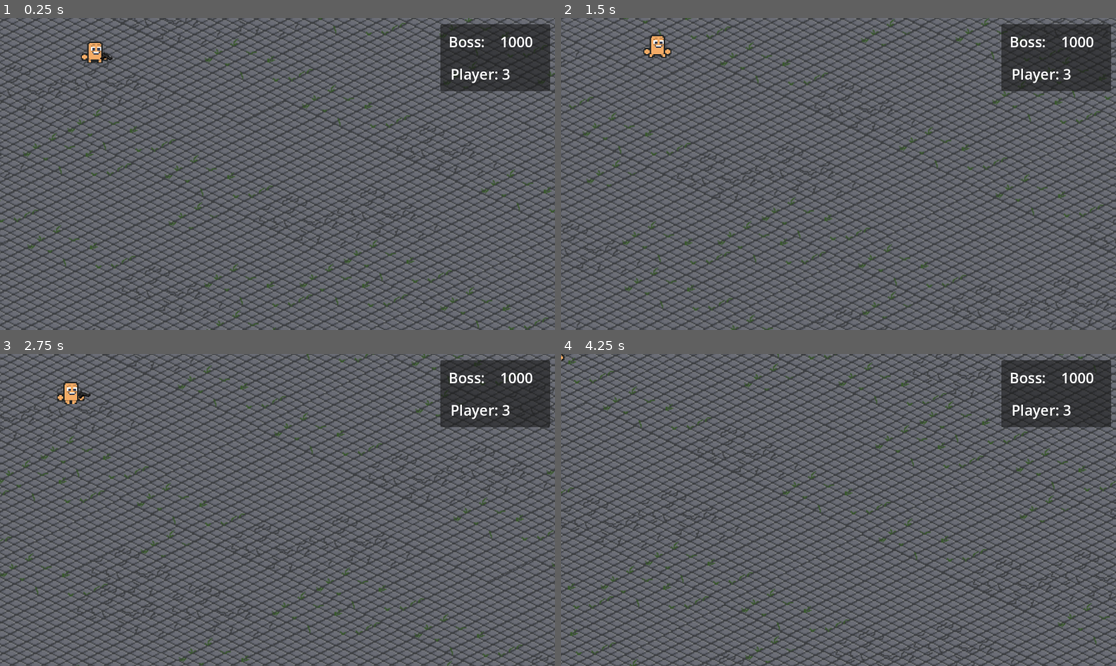
Above: before the commit, frames 1-4 (two rows, left to right).
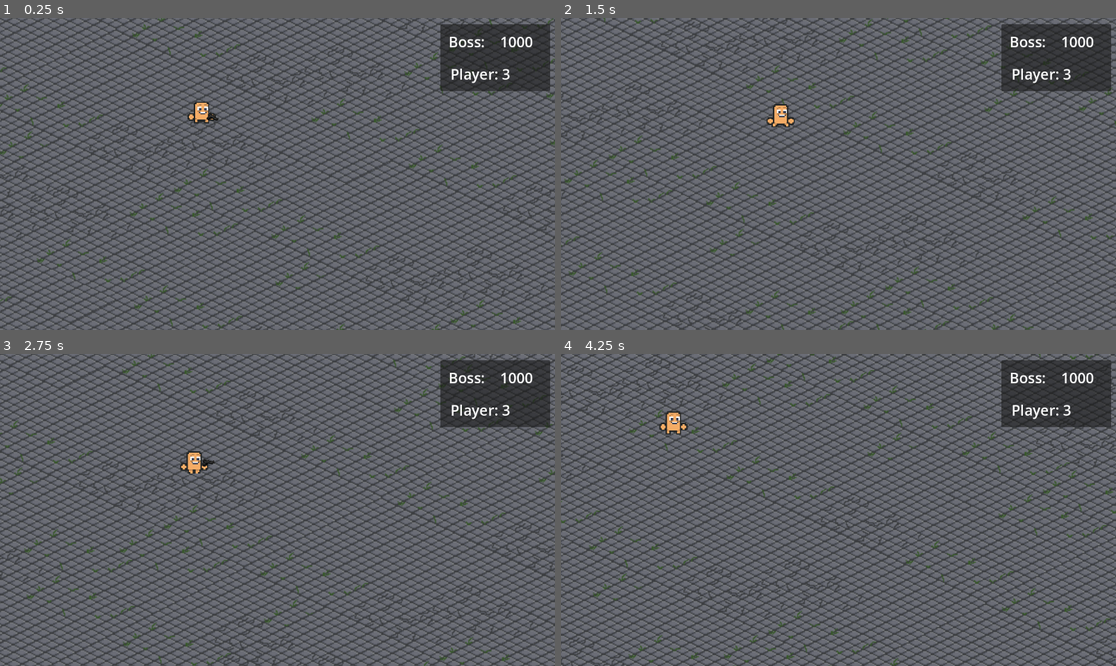
Above: after the commit, the same moments.

Repository: Aartwoo0/fgj24_laughgame
Game: Godot game, scene res://Scenes/Levels/Main.tscn
The game is run twice, just before and just after one commit, with the same random seed, the same clock (stepped at 60 frames per second) and the same inputs.
Inputs (mouse positions are in pixels of both pictures, inside the frame that each line leads up to):
- Up to frame 1 (0.25 s): no input
- Up to frame 2 (1.5 s): tap Enter at 0.5 s; move the mouse to (960, 158) at 0.52 s; hold D (move_right) 0.53-1.28 s; tap Space (next_weapon) at 0.6 s; move the mouse to (727, 189) at 1.27 s; hold S (move_down) from 1.28 s (still down); click (727, 189) at 1.35 s
- Up to frame 3 (2.75 s): move the mouse to (333, 441) at 2.02 s; release S (move_down) at 2.03 s; hold D (move_right) from 2.03 s (still down); tap Space (next_weapon) at 2.1 s
- Up to frame 4 (4.25 s): move the mouse to (810, 572) at 2.77 s; release D (move_right) at 2.78 s; hold W (move_up) 2.78-3.53 s; click (810, 572) at 2.85 s; move the mouse to (1005, 556) at 3.52 s; hold A (move_left) from 3.53 s (still down); tap Space (next_weapon) at 3.6 s

The runs differ from the first frame. In frame 1, 45% of the frame differs, in the area x 0-100%, y 0-100%; in frame 2, 45%; in frame 3, 46%; in frame 4, 47%.
Error in both runs: Invalid assignment of property or key 'visible' with value of type 'bool' on a base object of type 'null instance'. (res://Src/Player.gd:38)

Commit message:
fix camera

Diff:
--- a/Src/LookPoint.gd
+++ b/Src/LookPoint.gd
@@ -7,6 +7,6 @@
 # Called every frame. 'delta' is the elapsed time since the previous frame.
 func _process(delta):
 	# Divided by 4.0, why? Who knows! :D
-	var screenSize : Vector2 = -(DisplayServer.screen_get_size()/4.0)
+	var screenSize : Vector2 = -(DisplayServer.screen_get_size()/3.0)
 	self.position = screenSize+(($"../Player".position*3+get_global_mouse_position())/4.0)
 	#print(self.position)
